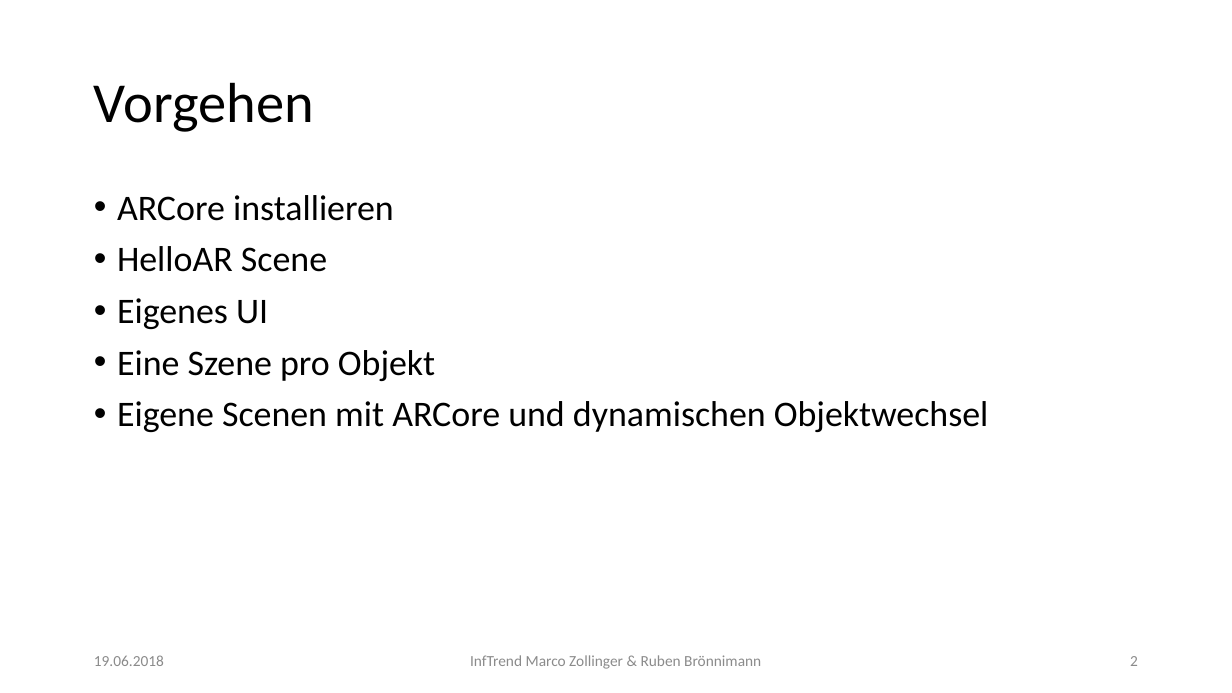
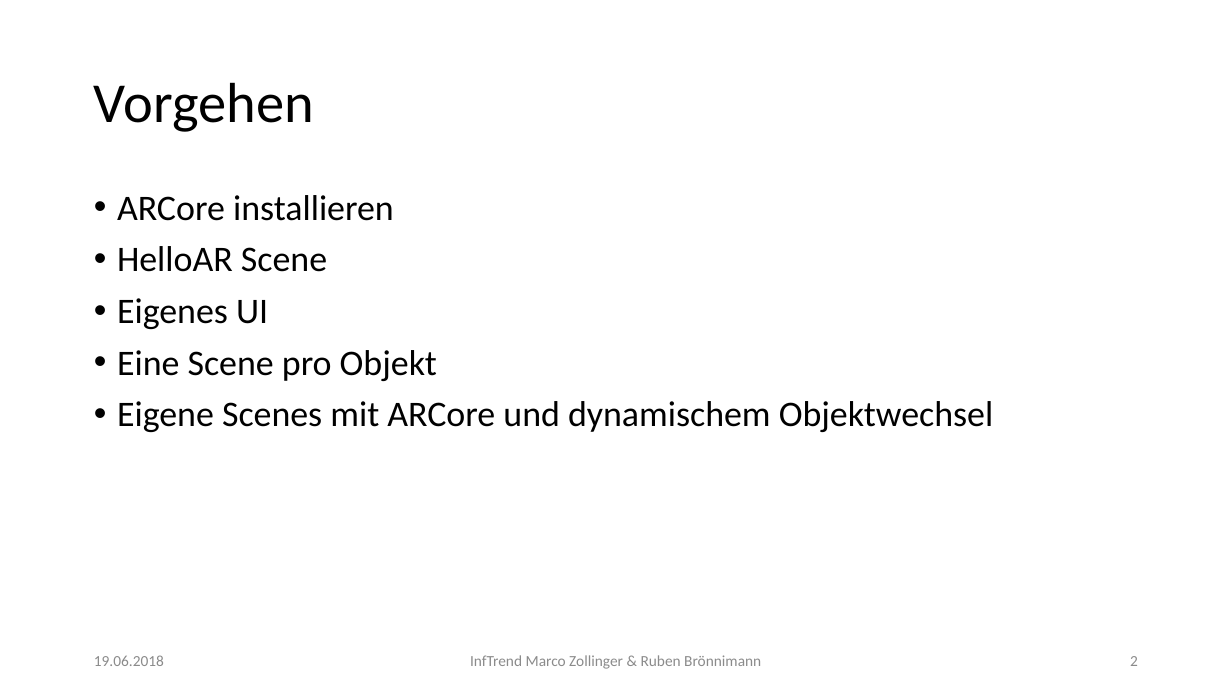
Before and after one commit to mzollin/xenophile, a slide deck: slide 2 of Xenophile.pptx. Drawn at 1232x693 pixels with LibreOffice and Linux fonts; fonts in the diff are those of the drawing. Boxes give left, top, right and bottom in pixels: in the first picture for what was removed or moved away, otherwise in the second. Text is boxed around its words. In the diff, an @@ line names an element or a change of style, - is before the commit and + after.

Commit message:
some grammar fixes

```diff
--- a/Xenophile.pptx
+++ b/Xenophile.pptx
@@ text at <box>117,350,994,432</box>: text changed @@
-• Eine Szene pro Objekt
-• Eigene Scenen mit ARCore und dynamischen Objektwechsel
+• Eine Scene pro Objekt
+• Eigene Scenes mit ARCore und dynamischem Objektwechsel
```
Also in this commit, not shown: 2 other slides changed.
